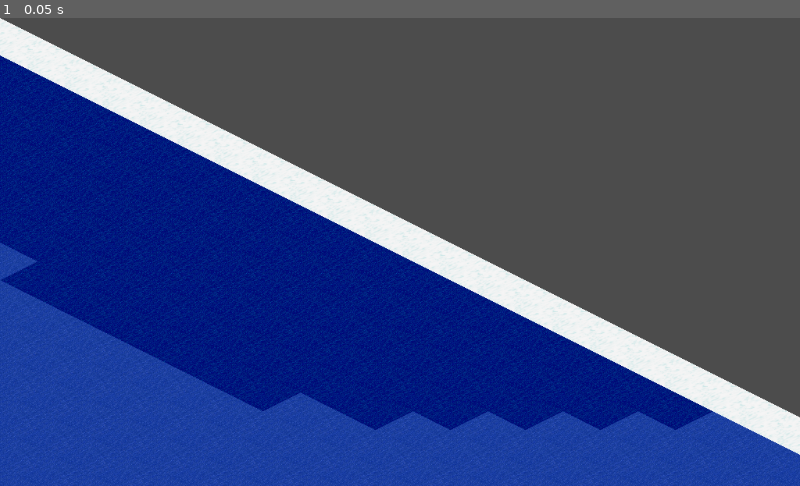
Above: before the commit, frame 1.
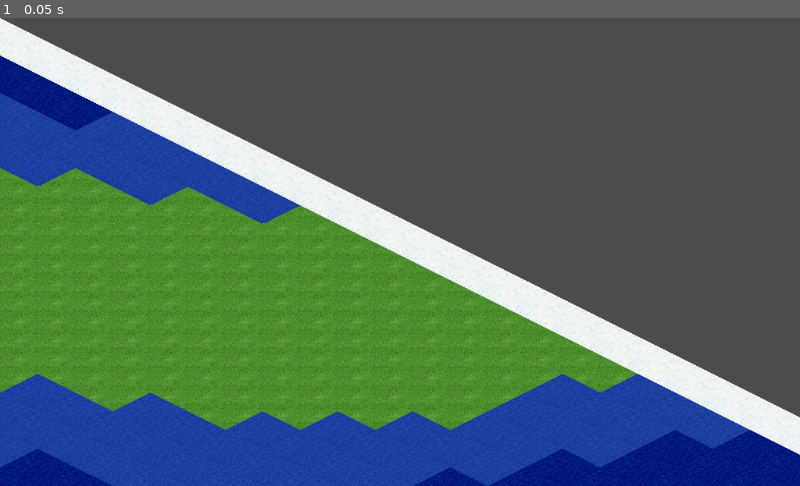
Above: after the commit, the same moment.

Repository: burdockcascade/gociv
Game: Godot game, scene res://src/Main.tscn
Same seed, same stepped clock (60 frames per second), same inputs: the game is played once before the commit and once after it.
Inputs:
- Up to frame 1 (0.05 s): no input

The runs differ from the first frame. In frame 1, 37% of the frame differs, in the area x 0-100%, y 16-100%.

Commit message:
simple terrain generator

Diff:
--- a/src/Main.tscn
+++ b/src/Main.tscn
@@ -1,8 +1,7 @@
-[gd_scene load_steps=6 format=2]
+[gd_scene load_steps=5 format=2]
 
 [ext_resource path="res://src/Main.gd" type="Script" id=1]
 [ext_resource path="res://assets/tilesets/terrain.tres" type="TileSet" id=2]
-[ext_resource path="res://src/Terrain.gd" type="Script" id=3]
 [ext_resource path="res://src/MainCamera.gd" type="Script" id=4]
 [ext_resource path="res://src/World.gd" type="Script" id=5]
 
@@ -22,6 +21,5 @@
 tile_set = ExtResource( 2 )
 cell_size = Vector2( 96, 48 )
 format = 1
-script = ExtResource( 3 )
 
 [node name="DesktopUI" type="Node2D" parent="."]
--- a/src/Terrain.gd
+++ /dev/null
@@ -1,61 +0,0 @@
-extends TileMap
-
-var celldata = {}
-
-enum TILE {
-
-	DESERT,
-	BLACK,
-	GRASSLAND,
-	PLAINS,
-	MOUNTAINS,
-	SHALLOW_OCEAN,
-	HILLS,
-	TUNDRA,
-	ARCTIC,
-	SWAMP,
-	DEEP_OCEAN,
-	JUNGLE,
-	FOREST,
-
-}
-
-var tile_height = {
-	0 : TILE.DEEP_OCEAN,
-	1 : TILE.SHALLOW_OCEAN,
-	2 : TILE.GRASSLAND,
-	3 : TILE.HILLS,
-	4 : TILE.MOUNTAINS
-}
-
-var noise = OpenSimplexNoise.new()
-
-func _ready():
-
-	randomize()
-
-	# Configure
-	noise.seed = randi()
-	noise.octaves = 1
-	noise.period = 30.0
-	noise.persistence = 0.5
-
-	generate_terrain(Vector2(64, 64))
-
-
-
-func generate_terrain(dim):
-
-	# set ocean
-	for x in dim.x:
-		for y in dim.y:
-
-			var n = int(abs(5 * noise.get_noise_2d(x, y)))
-
-			set_cell(x, y, tile_height.get(n))
-
-
-	# set ice caps
-	for x in dim.x:
-		set_cell(x, 0, TILE.ARCTIC)
-		set_cell(x, dim.y, TILE.ARCTIC)
--- a/src/World.gd
+++ b/src/World.gd
@@ -1,16 +1,67 @@
 extends Node2D
 
+onready var terrain = $Terrain
+onready var resources = $Resources
 
-# Declare member variables here. Examples:
-# var a = 2
-# var b = "text"
+enum TILE {
+
+	DESERT,
+	BLACK,
+	GRASSLAND,
+	PLAINS,
+	MOUNTAINS,
+	SHALLOW_OCEAN,
+	HILLS,
+	TUNDRA,
+	ARCTIC,
+	SWAMP,
+	DEEP_OCEAN,
+	JUNGLE,
+	FOREST,
+
+}
+
+var tile_height = {
+	0 : TILE.DEEP_OCEAN,
+	1 : TILE.SHALLOW_OCEAN,
+	2 : TILE.GRASSLAND,
+	3 : TILE.HILLS,
+	4 : TILE.MOUNTAINS
+}
+
+var noise = OpenSimplexNoise.new()
+
+func _ready():
+
+	randomize()
+
+	# Noise Configure
+	noise.seed = randi()
+	noise.octaves = 1
+	noise.period = 15.0
+	noise.persistence = 2
+
+	generate_terrain(Vector2(128, 128))
 
 
-# Called when the node enters the scene tree for the first time.
-func _ready():
-	pass # Replace with function body.
+func generate_terrain(dim):
+
+	# set ocean
+	for x in dim.x:
+		for y in dim.y:
+
+			# noise per tile
+			var n = int(abs(4 * noise.get_noise_2d(x, y)))
+			var t = tile_height.get(n)
+
+			if (x < 2 or x > dim.x-2) and n > 1:
+				t = TILE.SHALLOW_OCEAN
+
+			# set tile
+			terrain.set_cell(x, y, t)
 
 
-# Called every frame. 'delta' is the elapsed time since the previous frame.
-#func _process(delta):
-#	pass
+	# set ice caps
+	for x in dim.x:
+		terrain.set_cell(x, 0, TILE.ARCTIC)
+		terrain.set_cell(x, dim.y, TILE.ARCTIC)
Not shown, removed: addons/codeandweb.texturepacker/codeandweb.texturepacker_importer.gd
Not shown, removed: addons/codeandweb.texturepacker/image_loader.gd
Not shown, removed: addons/codeandweb.texturepacker/plugin.cfg
Not shown, removed: addons/codeandweb.texturepacker/texturepacker_import_spritesheet.gd
Not shown, removed: addons/codeandweb.texturepacker/texturepacker_import_tileset.gd
